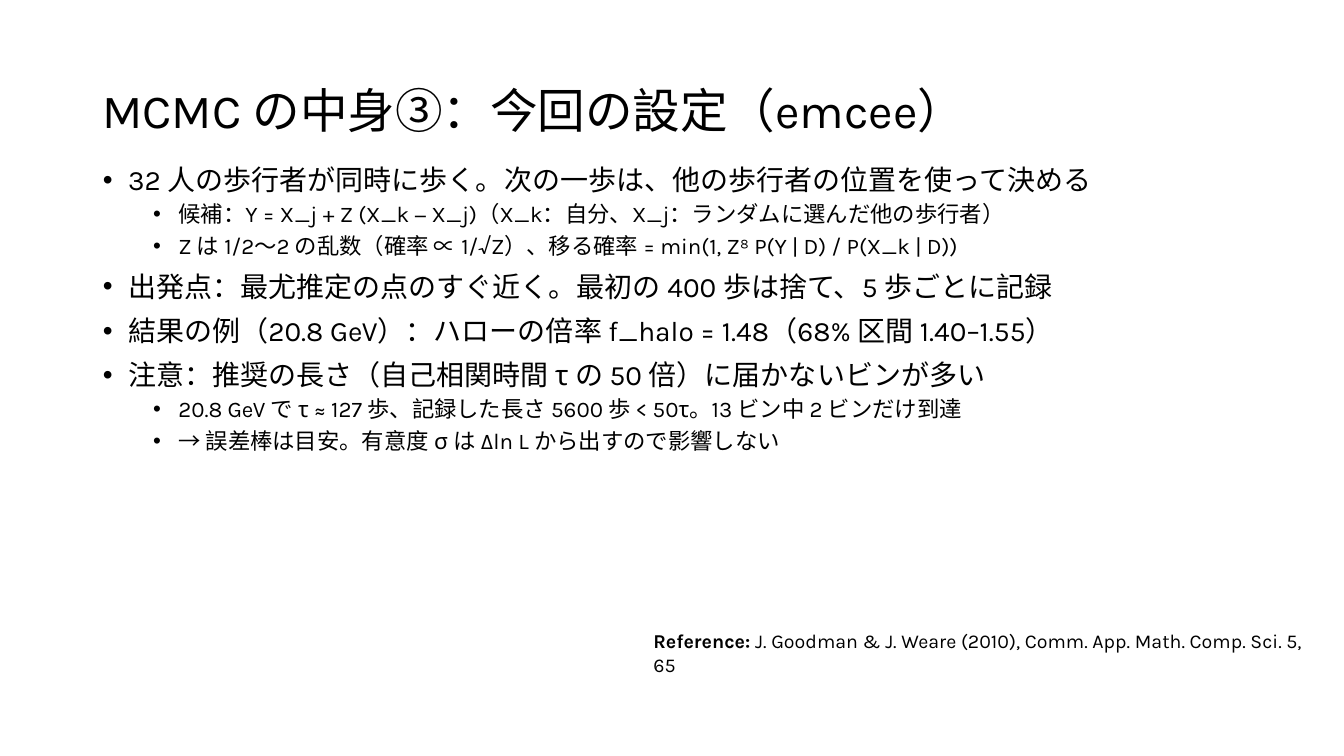
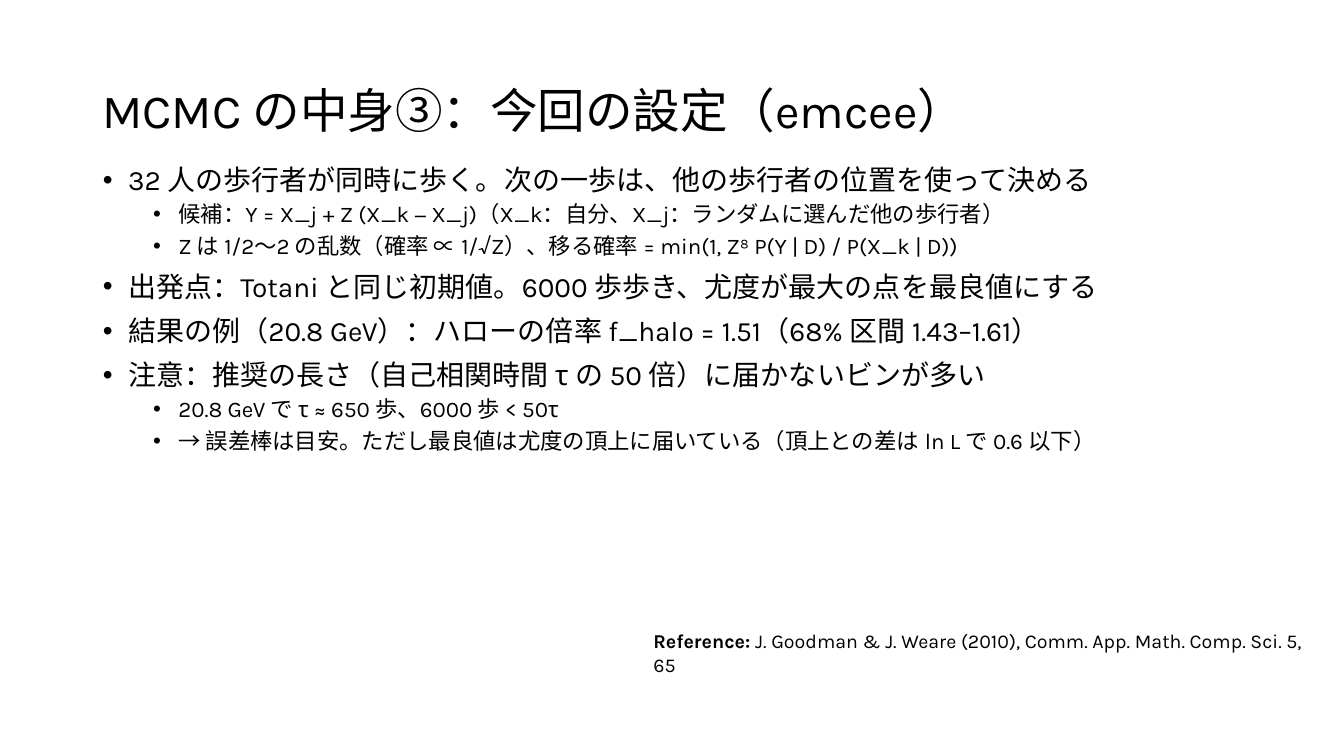
Before and after one commit to Mikann20041029/darkmatter-slides, a slide deck: slide 10 of slides/2026-10-02_研究進捗報告_claude.pptx. Drawn at 1344x756 pixels with LibreOffice and Linux fonts; fonts in the diff are those of the drawing. Boxes give left, top, right and bottom in pixels: in the first picture for what was removed or moved away, otherwise in the second. Text is boxed around its words. In the diff, an @@ line names an element or a change of style, - is before the commit and + after.

```diff
--- a/slides/2026-10-02_研究進捗報告_claude.pptx
+++ b/slides/2026-10-02_研究進捗報告_claude.pptx
@@ text at (x1=128, y1=273, x2=1097, y2=344): text changed @@
-• 出発点：最尤推定の点のすぐ近く。最初の 400 歩は捨て、5 歩ごとに記録
-• 結果の例（20.8 GeV）：ハローの倍率 f_halo = 1.48（68% 区間 1.40–1.55）
+• 出発点：Totani と同じ初期値。6000 歩歩き、尤度が最大の点を最良値にする
+• 結果の例（20.8 GeV）：ハローの倍率 f_halo = 1.51（68% 区間 1.43–1.61）
@@ text at (x1=178, y1=398, x2=1095, y2=451): text changed @@
-  • 20.8 GeV で τ ≈ 127 歩、記録した長さ 5600 歩 < 50τ。13 ビン中 2 ビンだけ到達
-  • → 誤差棒は目安。有意度 σ は Δln L から出すので影響しない
+  • 20.8 GeV で τ ≈ 650 歩、6000 歩 < 50τ
+  • → 誤差棒は目安。ただし最良値は尤度の頂上に届いている（頂上との差は ln L で 0.6 以下）
```
Also in this commit, not shown: 13 other slides changed, 34 other files.
